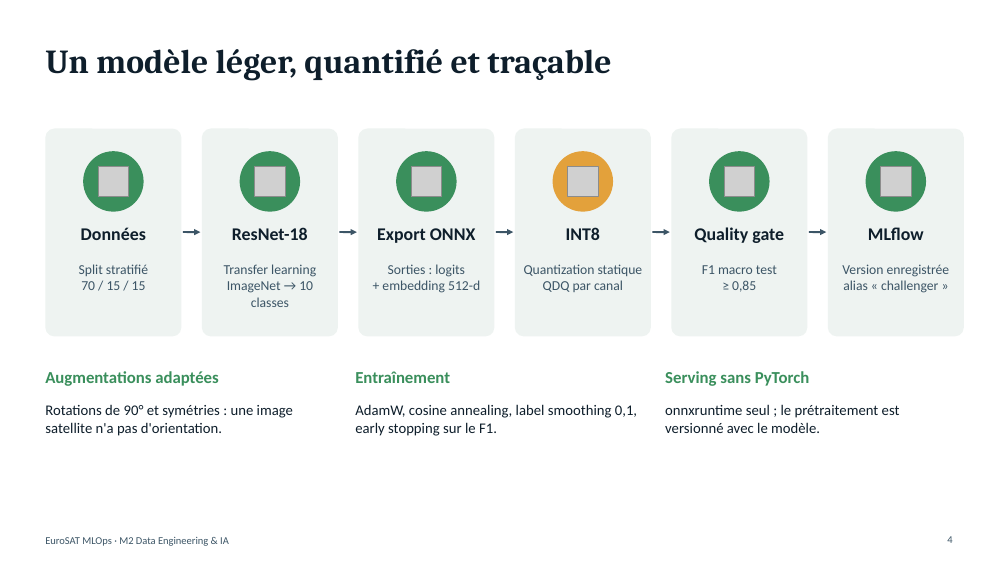
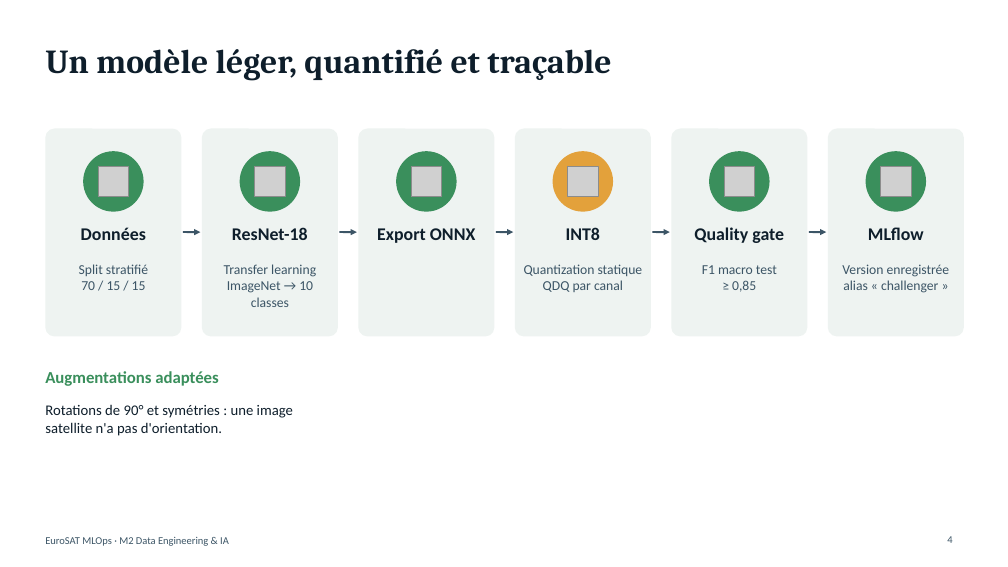
Before and after one commit to nplnguyen/eurosat-mlops, a slide deck: slide 4 of presentation/soutenance-mlops-eurosat.pptx. Drawn at 1008x567 pixels with LibreOffice and Linux fonts; fonts in the diff are those of the drawing; grey boxes stand for pictures. Boxes give left, top, right and bottom in pixels: in the first picture for what was removed or moved away, otherwise in the second. Text is boxed around its words. In the diff, an @@ line names an element or a change of style, - is before the commit and + after.

```diff
--- a/presentation/soutenance-mlops-eurosat.pptx
+++ b/presentation/soutenance-mlops-eurosat.pptx
@@ text removed at <box>382,264,480,293</box> @@
-Sorties : logits
-+ embedding 512-d
@@ text removed at <box>355,371,450,383</box> @@
-Entraînement
@@ text removed at <box>665,371,810,386</box> @@
-Serving sans PyTorch
@@ text removed at <box>355,404,637,436</box> @@
-AdamW, cosine annealing, label smoothing 0,1, early stopping sur le F1.
@@ text removed at <box>665,404,900,433</box> @@
-onnxruntime seul ; le prétraitement est versionné avec le modèle.
```
Also in this commit, not shown: 5 other slides changed.
